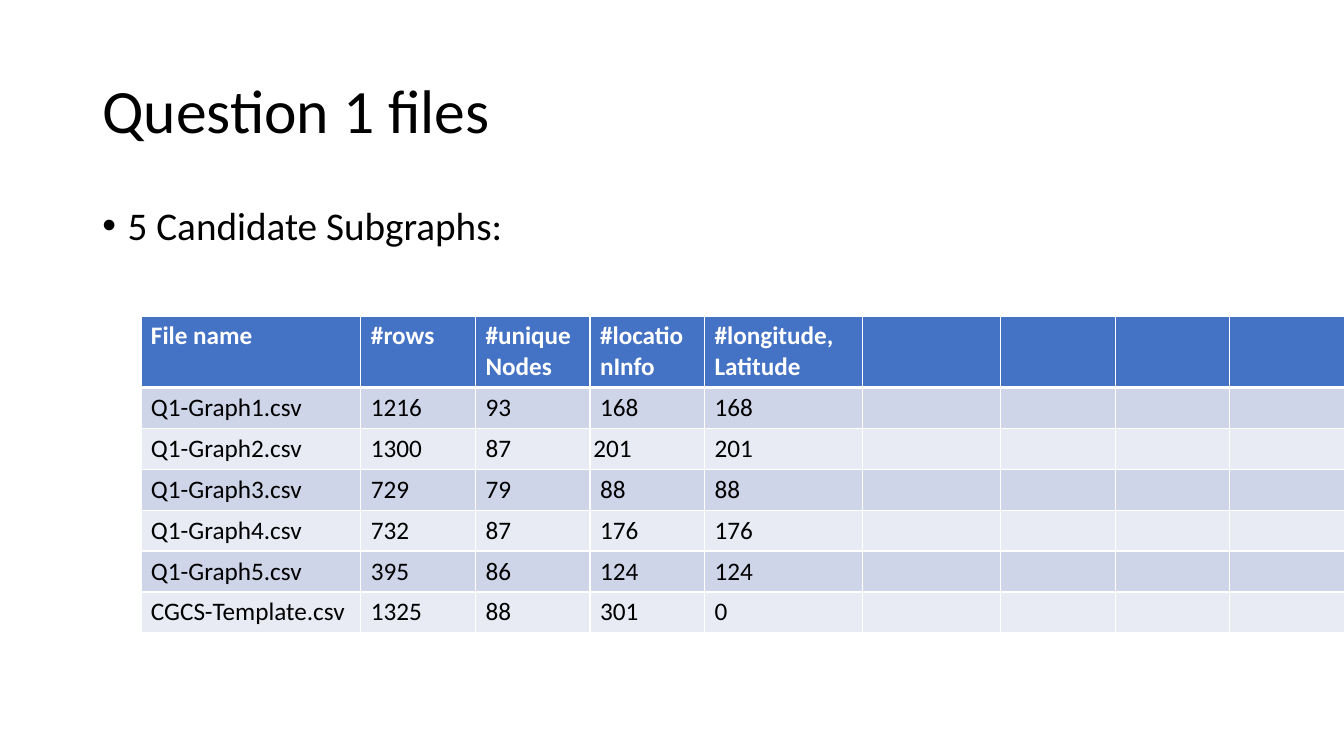
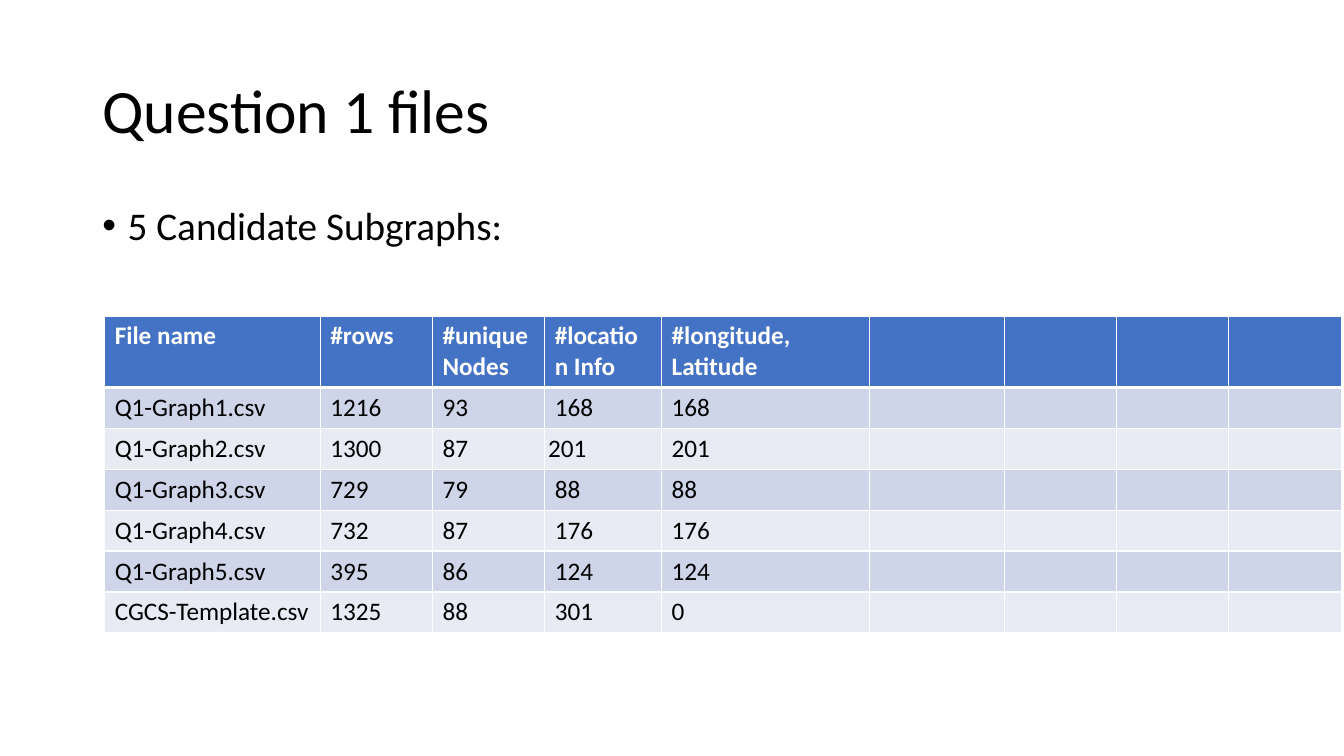
Before and after one commit to AtrayeeNeog/Visualization_2019-20, a slide deck: slide 12 of Documentation/Project_Presentation_v1.pptx. Drawn at 1344x756 pixels with LibreOffice and Linux fonts; fonts in the diff are those of the drawing. Boxes give left, top, right and bottom in pixels: in the first picture for what was removed or moved away, otherwise in the second. Text is boxed around its words. In the diff, an @@ line names an element or a change of style, - is before the commit and + after.

```diff
--- a/Documentation/Project_Presentation_v1.pptx
+++ b/Documentation/Project_Presentation_v1.pptx
@@ table at [105, 316, 1340, 631] @@
-row 1, column 3: #uniqueNodes
+row 1, column 3: #unique Nodes
-row 1, column 4: #locationInfo
+row 1, column 4: #location Info
@@ table: place and size @@
-table at [141, 316, 1344, 631]
+table at [105, 316, 1340, 631]
```
Also in this commit, not shown: 2 other slides changed, 1 slide added, 1 slide removed.
